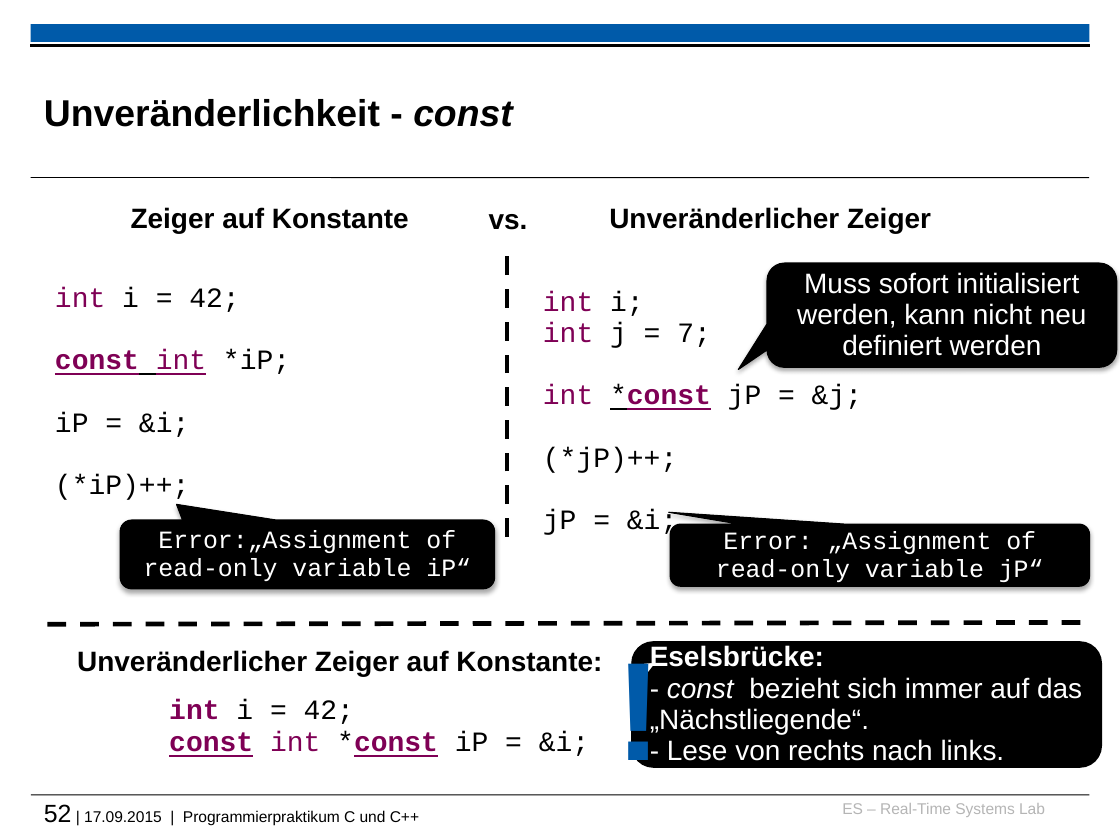
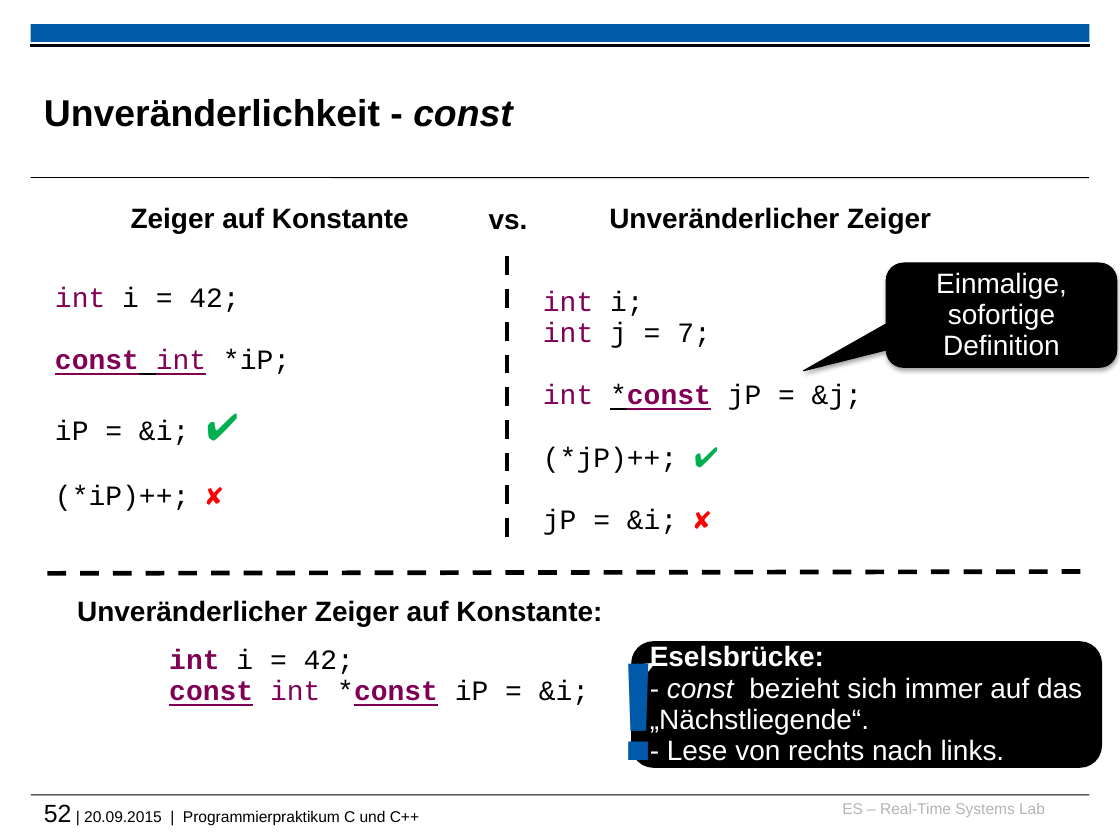
Before and after one commit to h82k/tud-cppp, a slide deck: slide 52 of cppp_lecture.pptx. Drawn at 1120x840 pixels with LibreOffice and Linux fonts; fonts in the diff are those of the drawing; background and template pictures are left out. Boxes give left, top, right and bottom in pixels: in the first picture for what was removed or moved away, otherwise in the second. Text is boxed around its words. In the diff, an @@ line names an element or a change of style, - is before the commit and + after.

```diff
--- a/cppp_lecture.pptx
+++ b/cppp_lecture.pptx
@@ rounded speech box "Einmalige, sofortige Definition" resized from (x1=767, y1=263, x2=1117, y2=367) to (x1=886, y1=263, x2=1117, y2=367) @@
@@ rounded speech box "Einmalige, sofortige Definition" at (x1=886, y1=263, x2=1117, y2=367): proportions changed @@
@@ text in rounded speech box at (x1=936, y1=272, x2=1067, y2=356): text changed @@
-Muss sofort initialisiert werden, kann nicht neu definiert werden
+Einmalige, sofortige Definition
@@ text at (x1=55, y1=420, x2=189, y2=511): text changed @@
-iP = &i;
-(*iP)++;
+iP = &i; ✔
+(*iP)++; ✘
@@ text at (x1=543, y1=447, x2=677, y2=535): text changed @@
-(*jP)++;
-jP = &i;
+(*jP)++; ✔
+jP = &i; ✘
@@ rounded speech box removed at (x1=120, y1=520, x2=494, y2=588) @@
-Error:„Assignment of read-only variable iP“
@@ rounded speech box removed at (x1=670, y1=524, x2=1089, y2=586) @@
-Error: „Assignment of read-only variable jP“
@@ 2 texts, 1 line moved together from (x1=47, y1=623, x2=1081, y2=757) to (x1=47, y1=571, x2=1081, y2=706) @@
@@ text at (x1=44, y1=804, x2=419, y2=825): text changed @@
-52 | 17.09.2015 | Programmierpraktikum C und C++
+52 | 20.09.2015 | Programmierpraktikum C und C++
```
Also in this commit, not shown: 9 other slides changed, 2 slides added, 1 slide removed, 1 other file.
